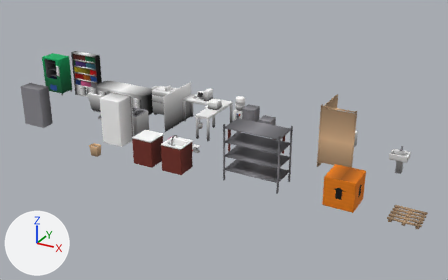
The Blender file Assets/Meshes/Office.blend as it was, and as the next commit left it.
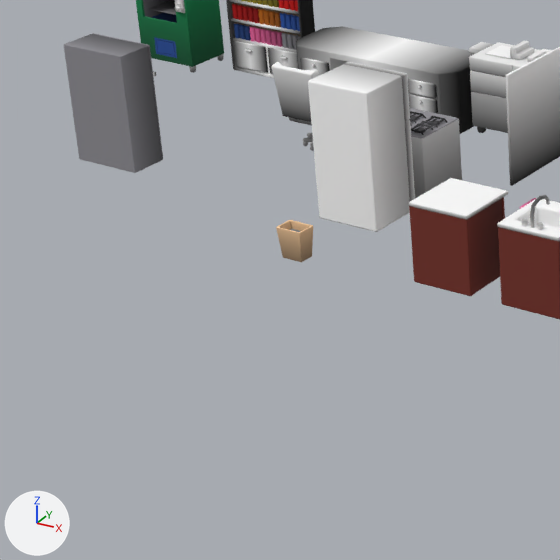
Each version is shown whole from a camera (50 mm lens) standing at (11.96, -19.73, 9.58) and looking at (2.39, -2.33, 0.89), then close up on the part from 0% to 40% of the width and 26% to 90% of the height. The lights are fixed; the arrows at lower left show +X, +Y and +Z. The first two pictures are the older version.

In view in the first close-up: 'Books', 'Bookshelf', 'Cabinet', 'Copier', 'CubicleSeparator', 'Fridge', 'KitchenCabinet', 'KitchenCabinetSink', 'LargeDesk', 'NiceOfficeChair', 'Oven', 'VendingMachine' and 5 more.
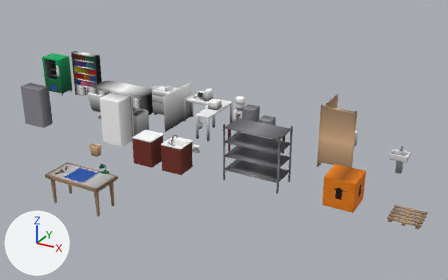
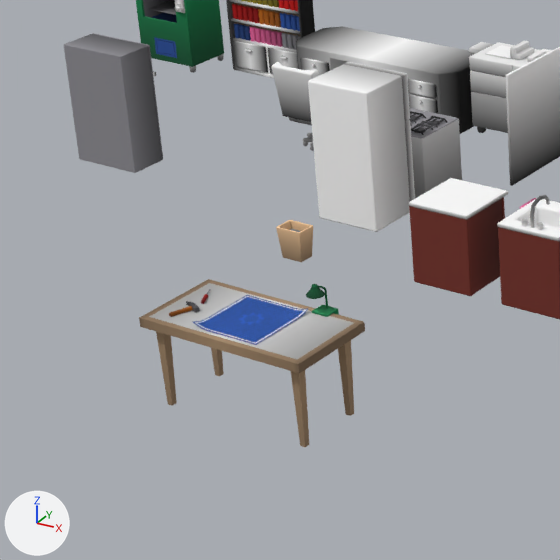
Commit message: crafting table

What differs and where, as boxes (x1, y1, x2, y2) in the close-ups (560 x 560 px):
'CraftingTable', added: after (139, 279, 365, 447)
'CraftingTableLamp', added: after (306, 284, 325, 299)

Edits to the bpy script that builds the scene:
```text
Add mat_light:
    mat_light = emission_material('Light')
    mat_light.base_color = (1.0, 1.0, 1.0)  # white #ffffff
    mat_light.strength = 12.0
Add me_cylinder_002:
    me_cylinder_002.from_pydata(...)  # 177 vertices, 161 faces; spans x -0.096..0.096, y -0.096..0.096, z -0.088..0.028
    me_cylinder_002.polygons.foreach_set('use_smooth', [True] * 161)
    # faces by material slot: [49, 112]
    me_cylinder_002.materials.append(mat_gradcolor)  # picture img_crayola_13_grad_png
    me_cylinder_002.materials.append(mat_light)  # white #ffffff
Add me_cube_043:
    me_cube_043.from_pydata(...)  # 532 vertices, 303 faces; spans x -1.0..1.0, y -0.5..0.58, z 0.0..1.28
    me_cube_043.materials.append(mat_gradcolor)  # picture img_crayola_13_grad_png
Add ob_craftingtablelamp:
    ob_craftingtablelamp = bpy.data.objects.new('CraftingTableLamp', me_cylinder_002)
    ob_craftingtablelamp.location = (0.44, -6.54, 1.27)
    _m = ob_craftingtablelamp.modifiers.new('Bevel', 'BEVEL')
    _m.limit_method = 'WEIGHT'
    _m.offset_type = 'WIDTH'
    _m.harden_normals = True
Add ob_craftingtable:
    ob_craftingtable = bpy.data.objects.new('CraftingTable', me_cube_043)
    ob_craftingtable.location = (0.0, -7.0, 0.0)
    _m = ob_craftingtable.modifiers.new('Bevel', 'BEVEL')
    _m.limit_method = 'WEIGHT'
    _m.offset_type = 'WIDTH'
    _m.harden_normals = True
```
